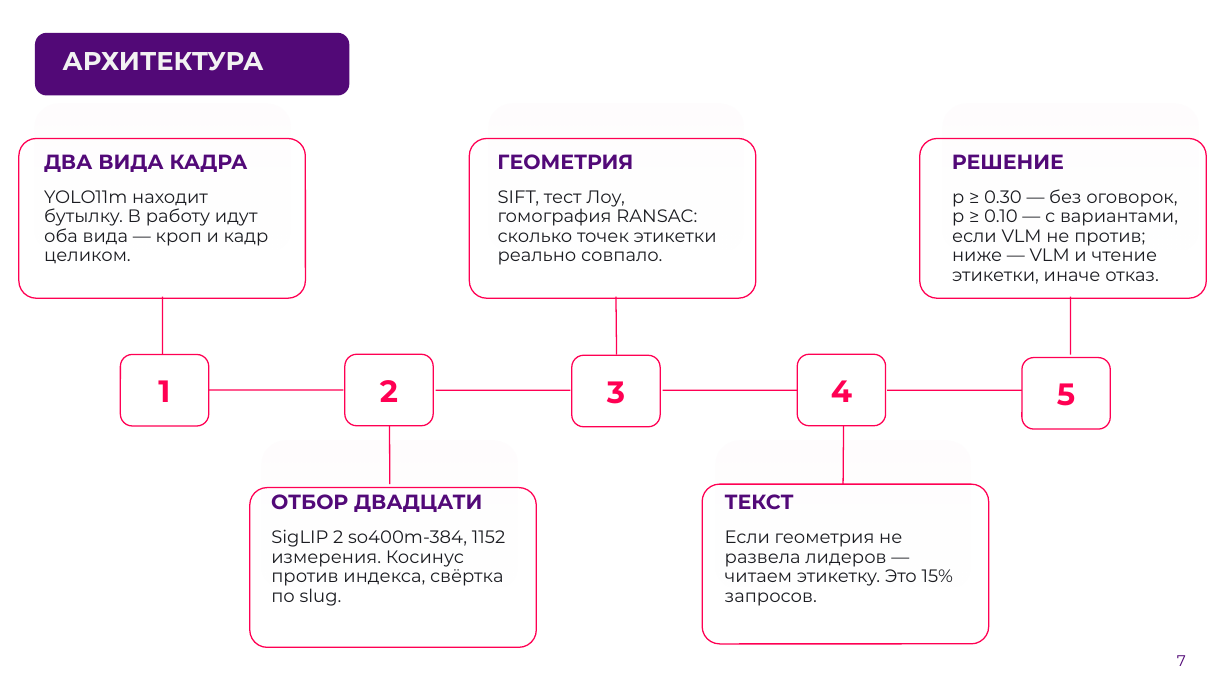
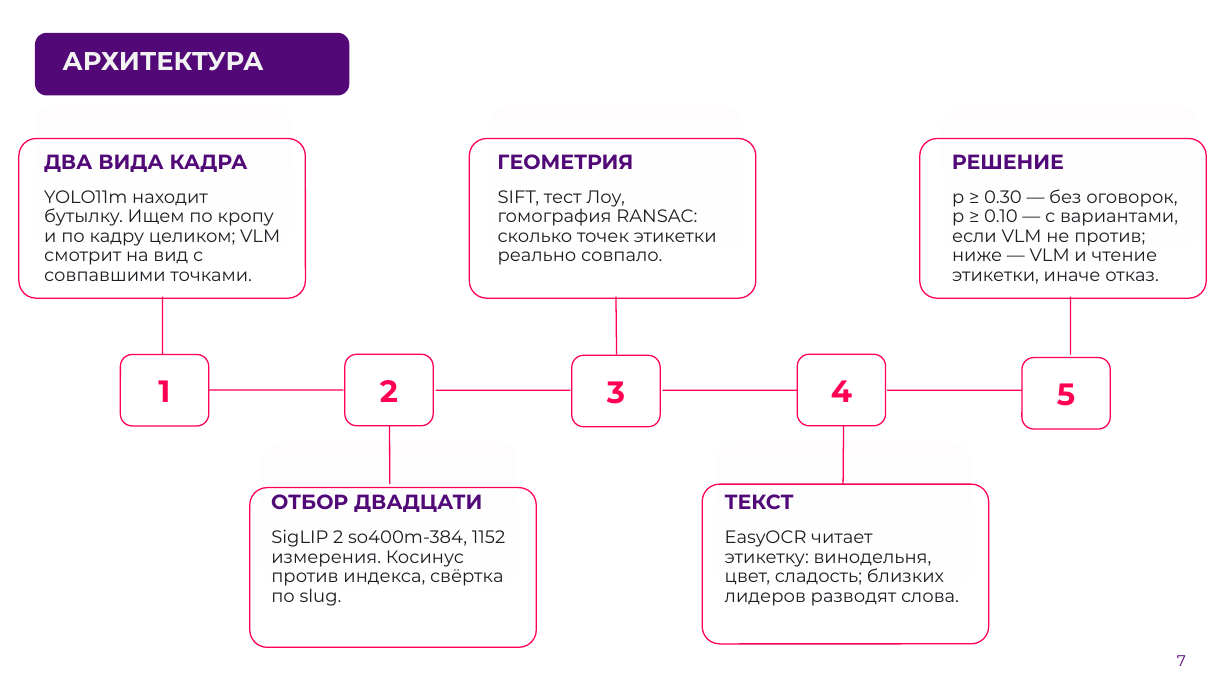
Before and after one commit to AlexGvr/rus_vines, a slide deck: slide 7 of ЛЦТ2026 Сканер российских вин.pptx. Drawn at 1232x693 pixels with LibreOffice and Linux fonts; fonts in the diff are those of the drawing; background and template pictures are left out. Boxes give left, top, right and bottom in pixels: in the first picture for what was removed or moved away, otherwise in the second. Text is boxed around its words. In the diff, an @@ line names an element or a change of style, - is before the commit and + after.

```diff
--- a/ЛЦТ2026 Сканер российских вин.pptx
+++ b/ЛЦТ2026 Сканер российских вин.pptx
@@ text at box(44, 190, 280, 281): text changed @@
-YOLO11m находит бутылку. В работу идут оба вида — кроп и кадр целиком.
+YOLO11m находит бутылку. Ищем по кропу и по кадру целиком; VLM смотрит на вид с совпавшими точками.
@@ text at box(725, 530, 959, 606): text changed @@
-Если геометрия не развела лидеров — читаем этикетку. Это 15% запросов.
+EasyOCR читает этикетку: винодельня, цвет, сладость; близких лидеров разводят слова.
```
Also in this commit, not shown: 8 other slides changed, 2 other files.
